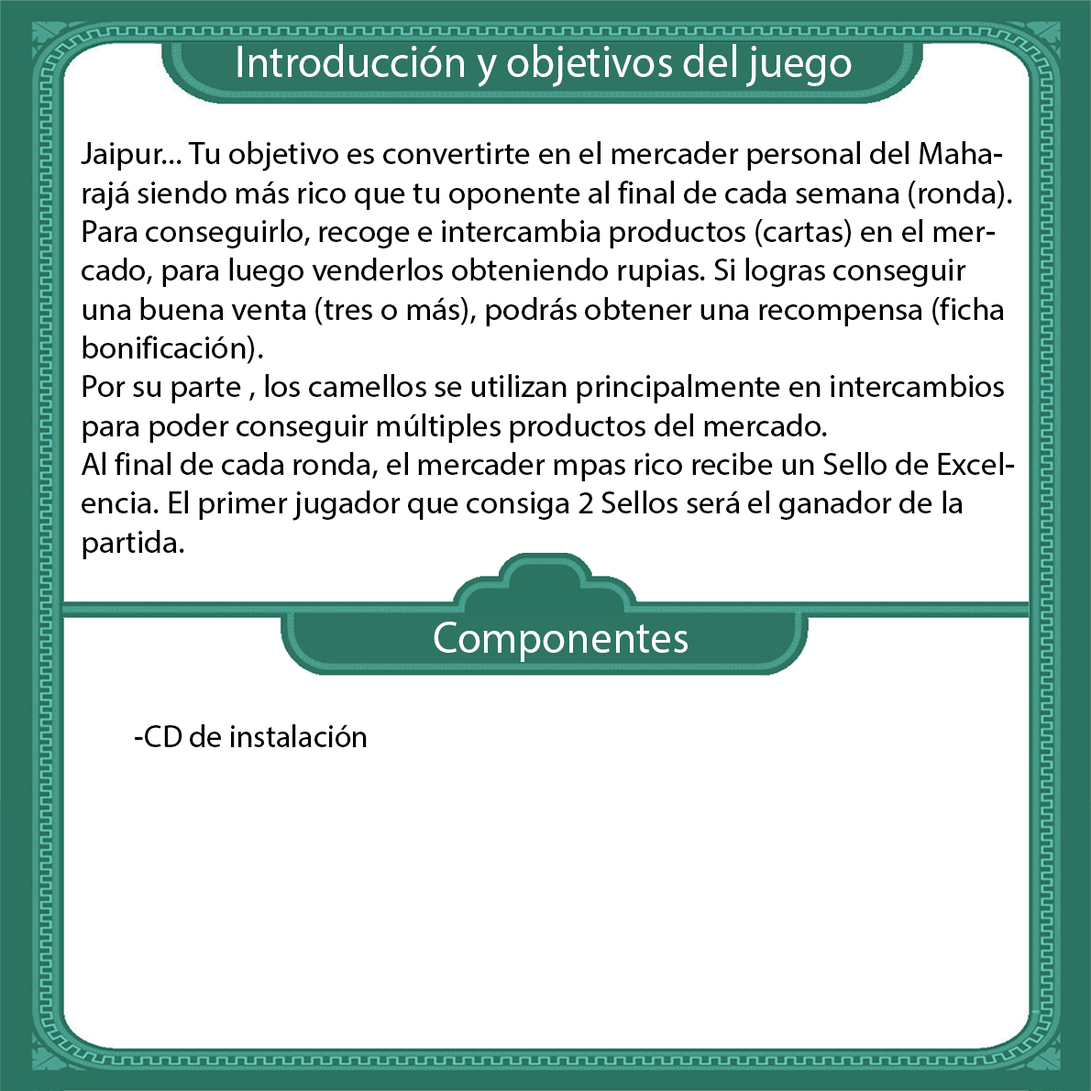
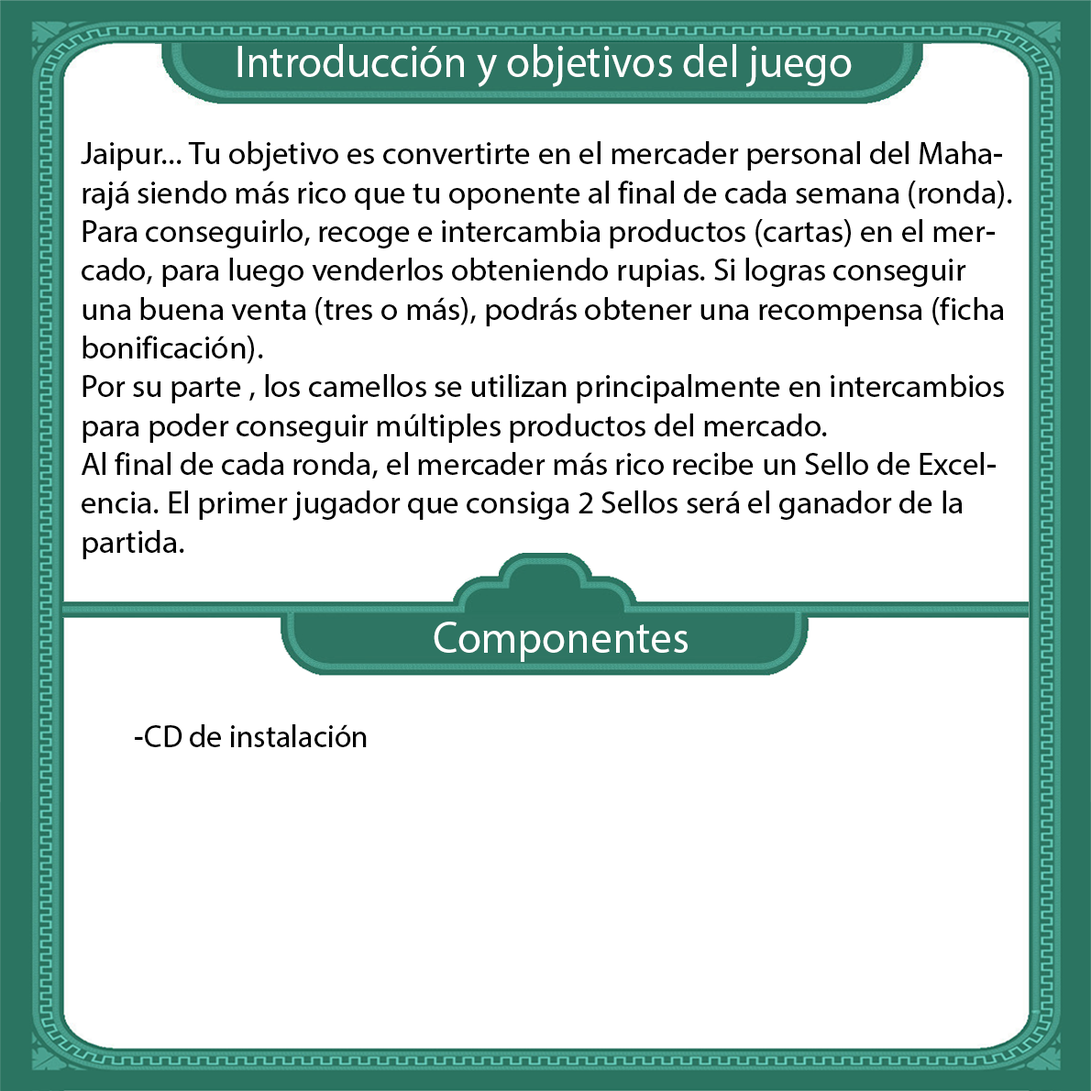
Two versions of the same layered image (1091x1091). Layer-by-layer changes:
painted on "Jaipur... Tu objetivo es convertirte en el mercader personal de" over [580, 452, 1015, 482]
